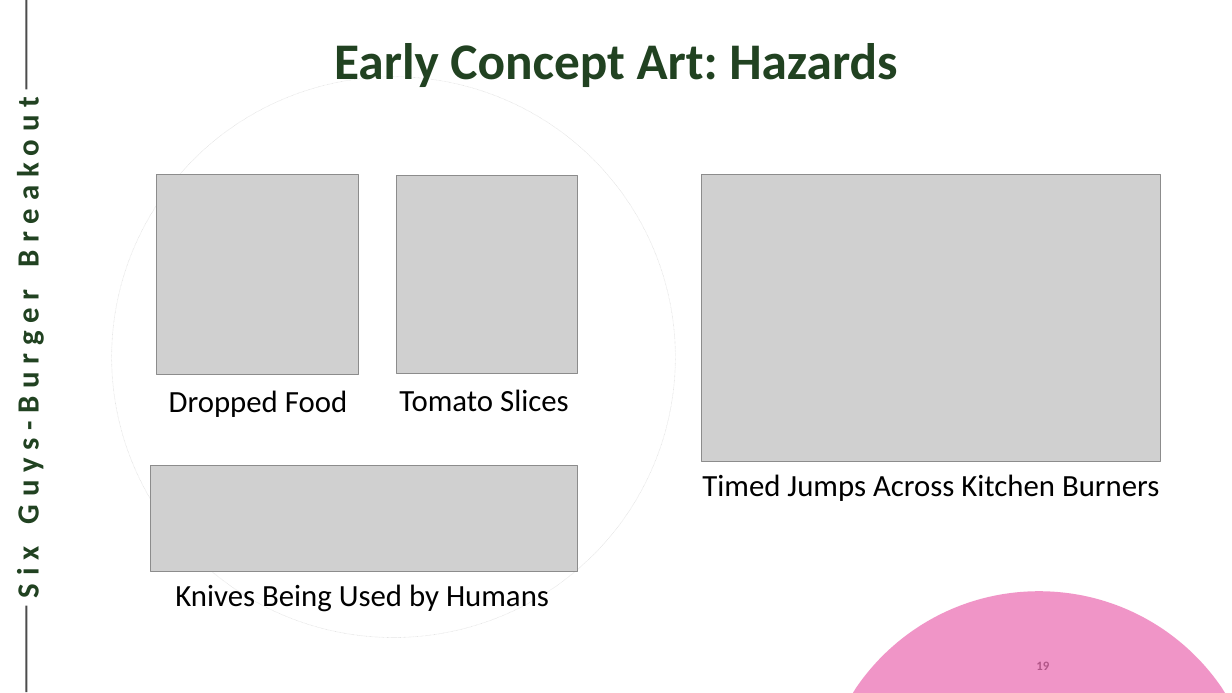
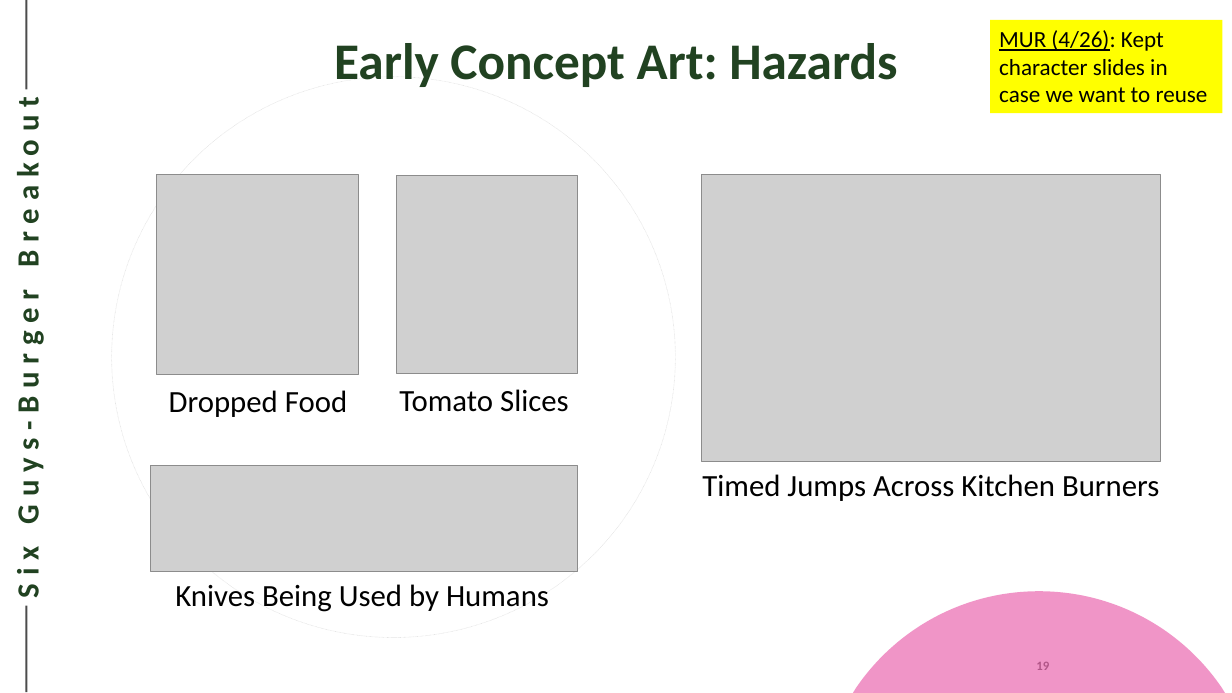
Before and after one commit to Eezby/Project-Burger, a slide deck: slide 19 of Documents/SixGuys (Group 5) Final Presentation.pptx. Drawn at 1232x693 pixels with LibreOffice and Linux fonts; fonts in the diff are those of the drawing; grey boxes stand for pictures. Boxes give left, top, right and bottom in pixels: in the first picture for what was removed or moved away, otherwise in the second. Text is boxed around its words. In the diff, an @@ line names an element or a change of style, - is before the commit and + after.

```diff
--- a/Documents/SixGuys (Group 5) Final Presentation.pptx
+++ b/Documents/SixGuys (Group 5) Final Presentation.pptx
@@ rectangle added at [991, 19, 1223, 113], fill #FFFF00, 18 pt, text #000000 @@
+MUR (4/26): Kept character slides in case we want to reuse
```
Also in this commit, not shown: 3 other slides changed.
